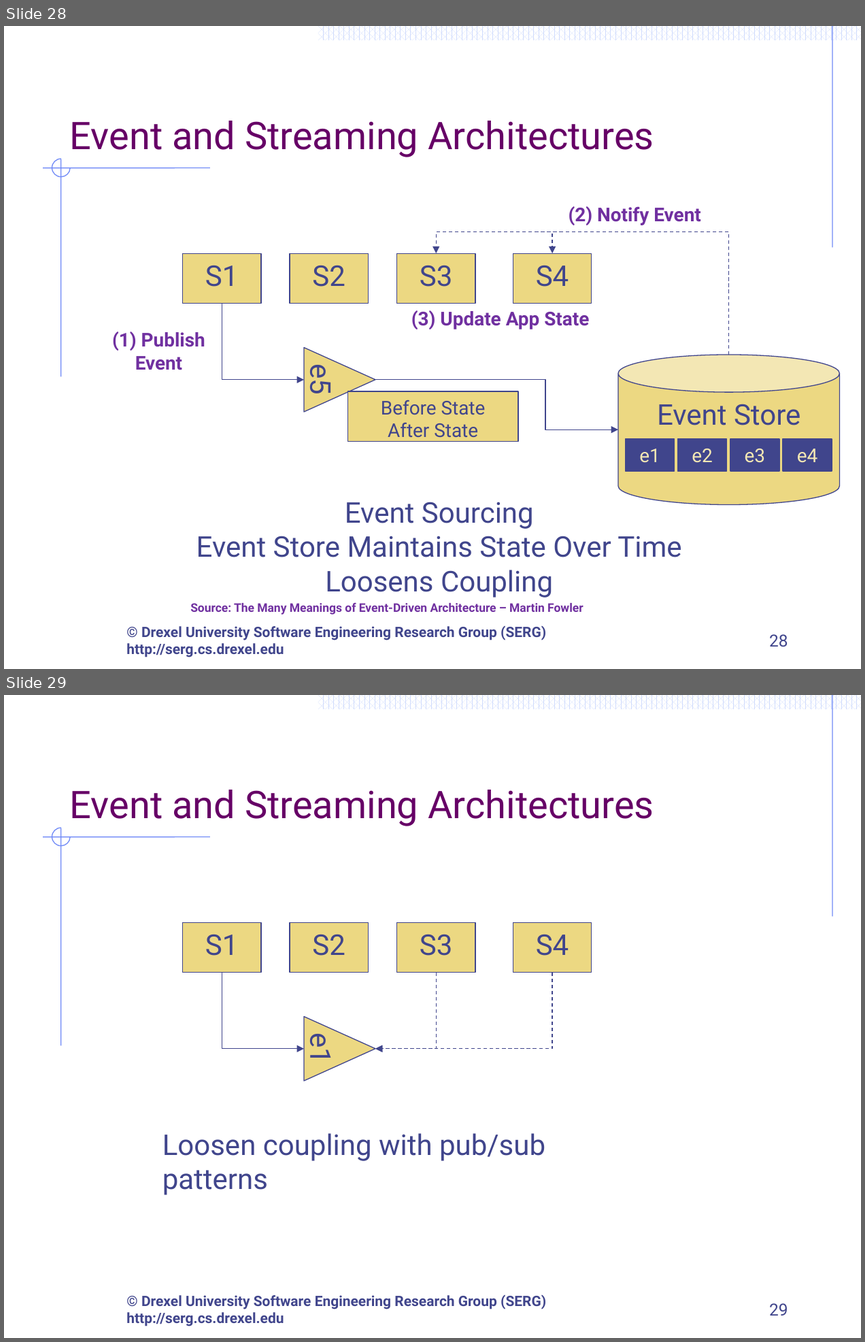
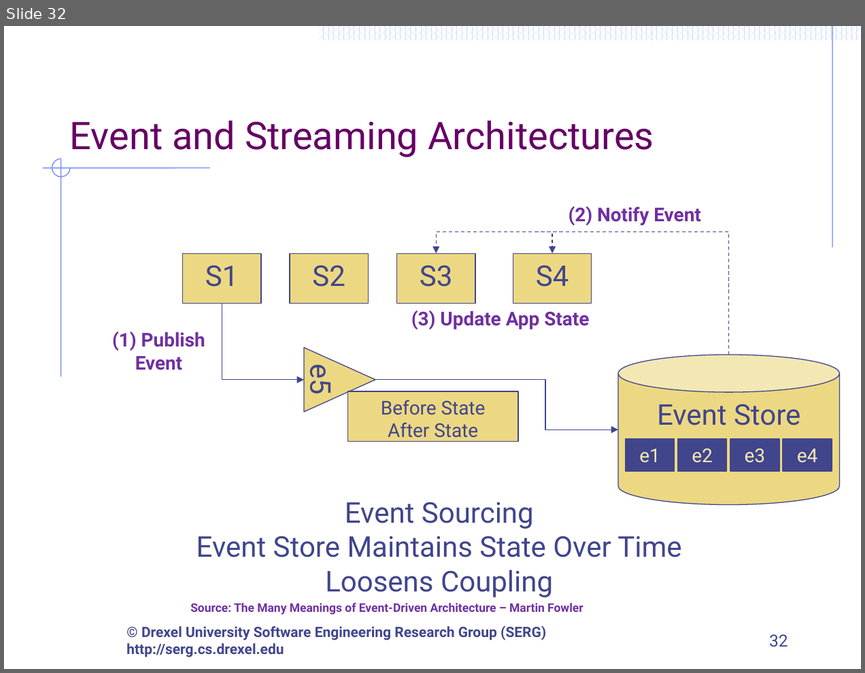
Before and after one commit to ArchitectingSoftware/CS575-SoftwareDesign, a slide deck: Lectures/M1-CourseOverview.pptx. Shown one above the other, each under a label of ours: slides 28 and 29 before the commit, slide 32 after it. The pictures are 865x1342 and 865x673 pixels, drawn with LibreOffice and Linux fonts; fonts in the diff are those of the drawing; background and template pictures are left out. Boxes give left, top, right and bottom in pixels: in the first picture for what was removed or moved away, otherwise in the second. Text is boxed around its words. In the diff, an @@ line names an element or a change of style, - is before the commit and + after.

```diff
--- a/Lectures/M1-CourseOverview.pptx
+++ b/Lectures/M1-CourseOverview.pptx
@@ slide 29 removed at <box>4,695,861,1338</box>, background #FFFFFF; not listed: 57 template elements that a slide beside it also shows @@
@@ title removed at <box>70,790,653,826</box> @@
-Event and Streaming Architectures
@@ rectangle removed at <box>182,922,261,972</box> @@
-S1
@@ rectangle removed at <box>290,922,368,972</box> @@
-S2
@@ rectangle removed at <box>396,922,475,972</box> @@
-S3
@@ rectangle removed at <box>513,922,592,972</box> @@
-S4
@@ elbow arrow removed from (222, 972) to (304, 1048) @@
@@ elbow arrow removed from (436, 972) to (375, 1048) @@
@@ elbow arrow removed from (552, 972) to (375, 1048) @@
@@ triangle removed at <box>304,1016,375,1081</box> @@
-e1
@@ text removed at <box>162,1133,545,1195</box> @@
-Loosen coupling with pub/sub patterns
@@ page number removed at <box>769,1303,788,1315</box> @@
-29
@@ what was slide 28 is now slide 32 @@
@@ page number at <box>769,634,788,647</box>: text changed @@
-28
+32
```
Also in this commit, not shown: 5 slides changed, 7 slides added, 1 other file.
